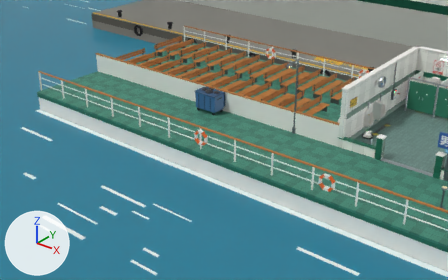
An edit to the glTF model models/level_ferry.glb, drawn before and after from the same camera.
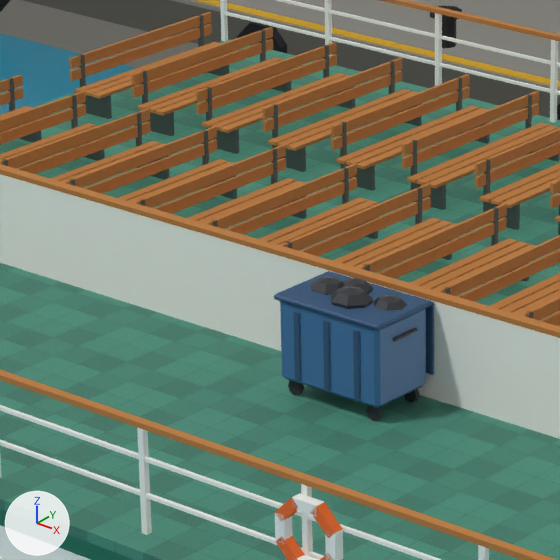
Old and new are each drawn from a 50 mm lens placed at (6.34, -24.73, 11.79), pointed at (-10.27, -3.96, -1.09) and again close up on the part from 31% to 56% of the width and 12% to 51% of the height. The axes (+X, +Y, +Z) are drawn at lower left. The lights are the same throughout. The last two pictures show the newer version. Where no turn or scale is listed for an object, it has been applied to the vertices.

Before the edit, the objects in view are built like this:
```python
ob_neighbours = bpy.data.objects.new('neighbours', me_neighbours)
ob_neighbours.location = (0.0, 0.0, 0.0)
ob_pier_b = bpy.data.objects.new('pier_b', me_pier_b)
ob_pier_b.location = (0.0, 0.0, 0.0)
ob_street = bpy.data.objects.new('street', me_street)
ob_street.location = (0.0, 0.0, 0.0)
# also in view: 'sea' at (0.0, 0.0, -1.05); 'decor' at (-3.77, -0.72, 1.25)
```
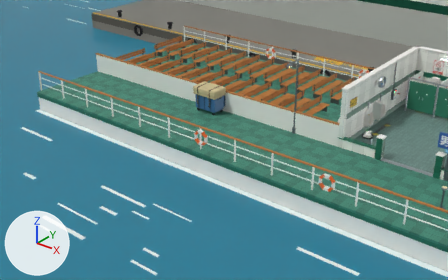
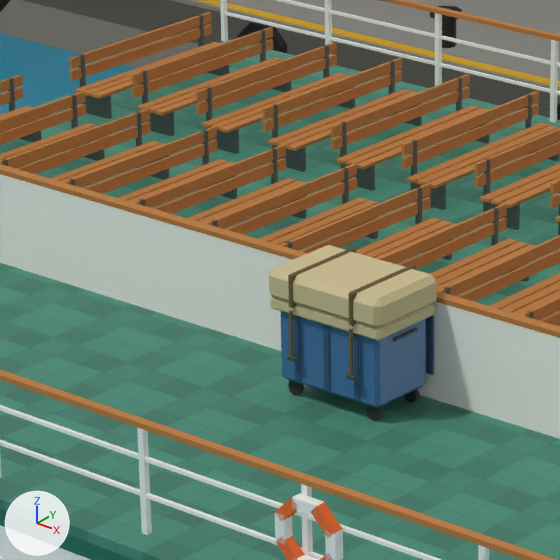
Location of each change, (x1, y1, x2, y2) in pixels of the close-ups (560 x 560 px):
```json
{"object": "skip_cover", "change": "added", "after": [269, 245, 436, 381], "faces in mat_ship_tarp (beige #c9bb90)": [269, 245, 436, 341], "faces in mat_ship_rope (brown #6a583a)": [288, 247, 416, 376]}
```

The change, as JSON lines over the scene's bpy script:
```json
{"op": "add", "block": "mat_ship_rope", "code": ["mat_ship_rope = principled_material('ship_rope')", "mat_ship_rope.base_color = (0.144, 0.0976, 0.0423)  # brown #6a583a", "mat_ship_rope.roughness = 0.9"]}
{"op": "add", "block": "mat_ship_tarp", "code": ["mat_ship_tarp = principled_material('ship_tarp')", "mat_ship_tarp.base_color = (0.584, 0.497, 0.279)  # beige #c9bb90", "mat_ship_tarp.roughness = 0.95"]}
{"op": "add", "block": "me_skip_cover", "code": ["me_skip_cover = bpy.data.meshes.new('skip_cover')", "me_skip_cover.from_pydata(...)  # 160 vertices, 288 faces; spans x -0.68..0.68, y -0.475..0.465, z 0.435..1.285", "# faces by material slot: [88, 112, 88]", "me_skip_cover.materials.append(mat_ship_tarp)  # beige #c9bb90", "me_skip_cover.materials.append(mat_ship_rope)  # brown #6a583a", "me_skip_cover.materials.append(mat_ship_iron)  # dark grey #3d4a47"]}
{"op": "add", "block": "ob_skip_cover", "code": ["ob_skip_cover = bpy.data.objects.new('skip_cover', me_skip_cover)", "ob_skip_cover.location = (-11.4, -3.65, 0.0)"]}
```
